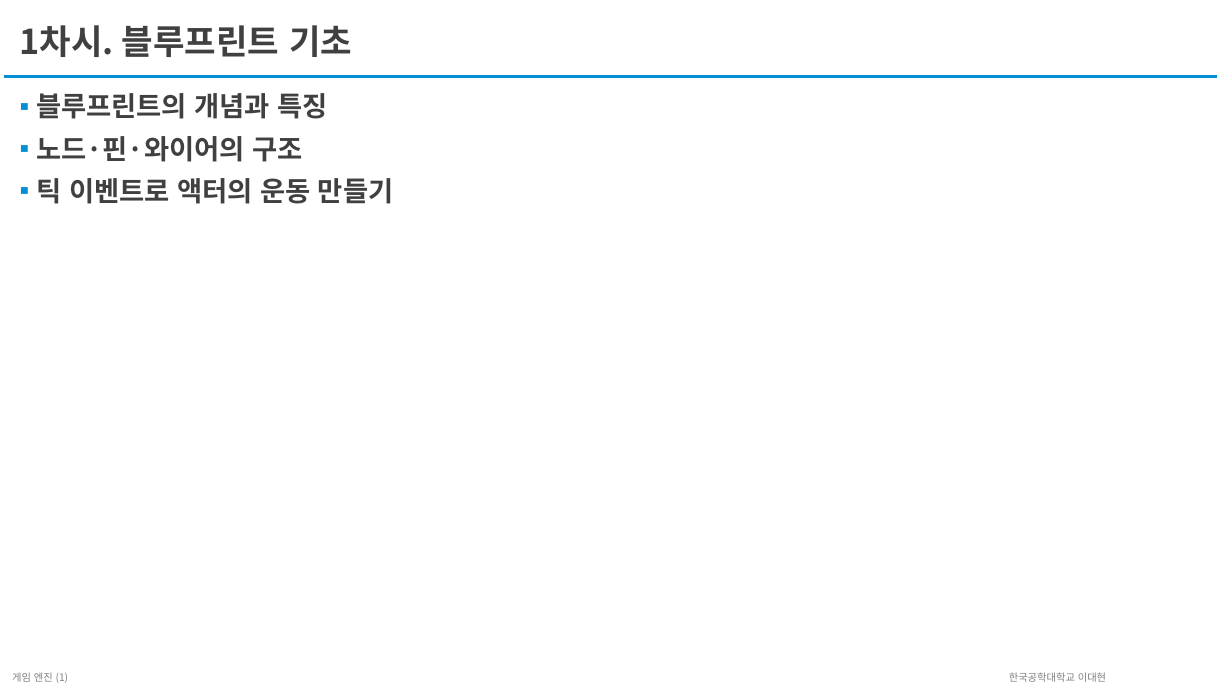
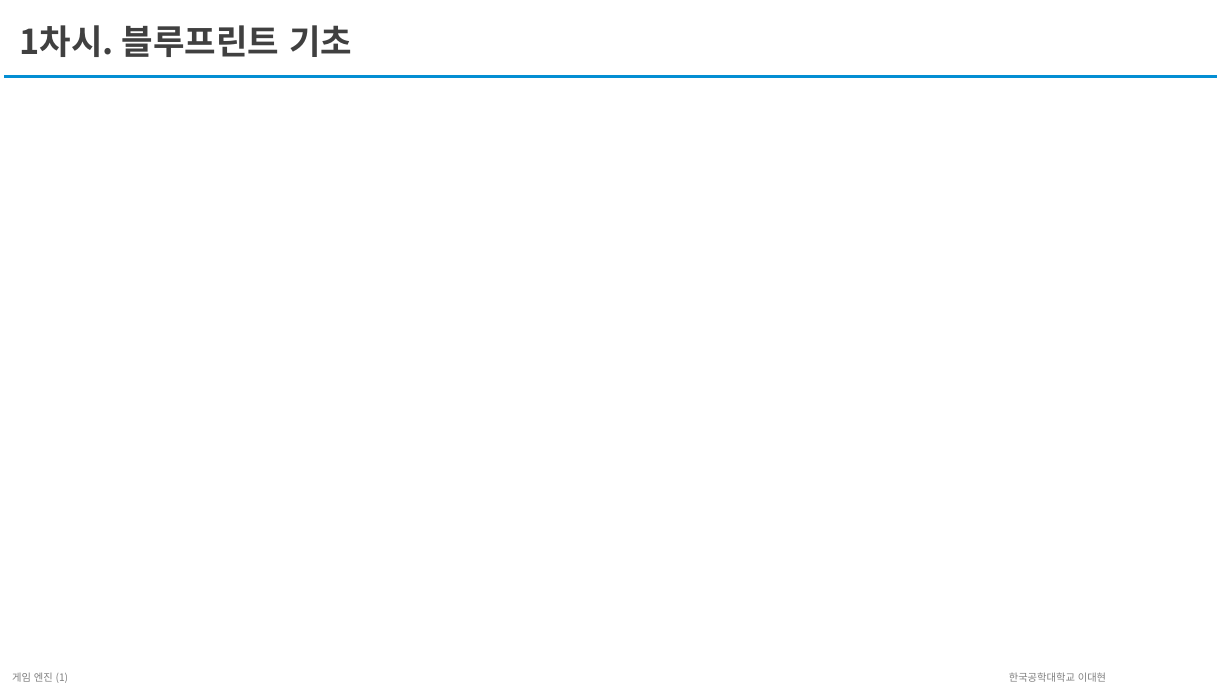
Before and after one commit to unreal-class/kmooc, a slide deck: slide 3 of LectureScript/2주차/2주차-교안-블루프린트 v2.pptx (slide 2 before the commit). Drawn at 1232x693 pixels with LibreOffice and Linux fonts; fonts in the diff are those of the drawing. Boxes give left, top, right and bottom in pixels: in the first picture for what was removed or moved away, otherwise in the second. Text is boxed around its words. In the diff, an @@ line names an element or a change of style, - is before the commit and + after.

```diff
--- a/LectureScript/2주차/2주차-교안-블루프린트 v2.pptx
+++ b/LectureScript/2주차/2주차-교안-블루프린트 v2.pptx
@@ text removed at [36,93,393,204] @@
-▪ 블루프린트의 개념과 특징
-▪ 노드·핀·와이어의 구조
-▪ 틱 이벤트로 액터의 운동 만들기
```
Also in this commit, not shown: 10 other slides changed, 10 slides added, 4 slides removed, 1 other file.
